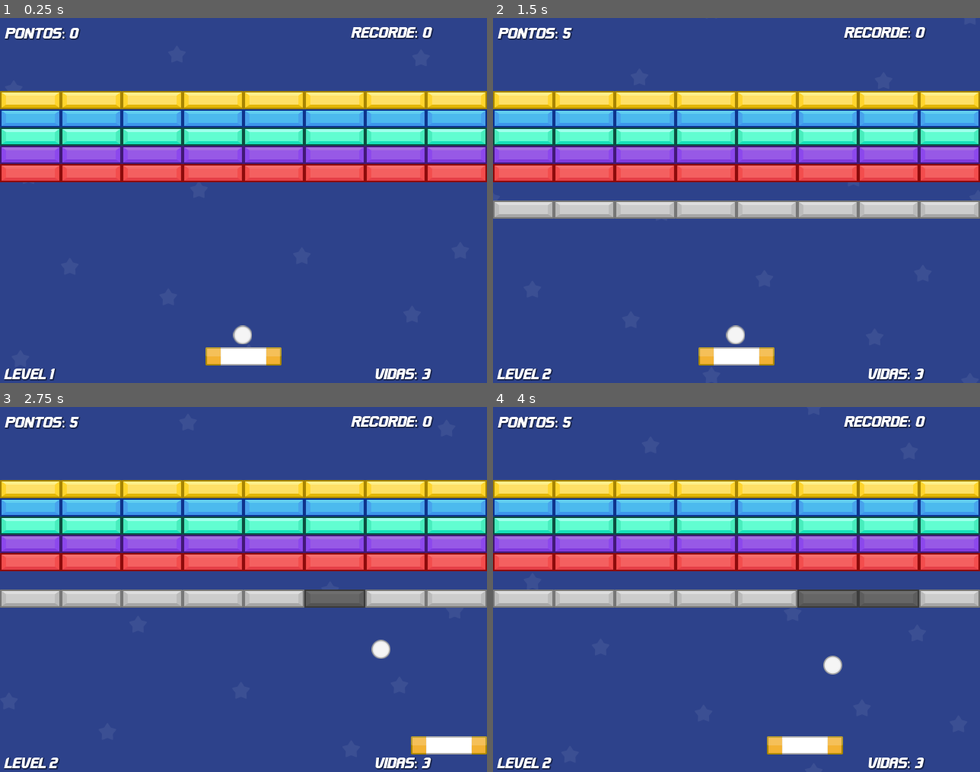
Above: before the commit, frames 1-4 (two rows, left to right).
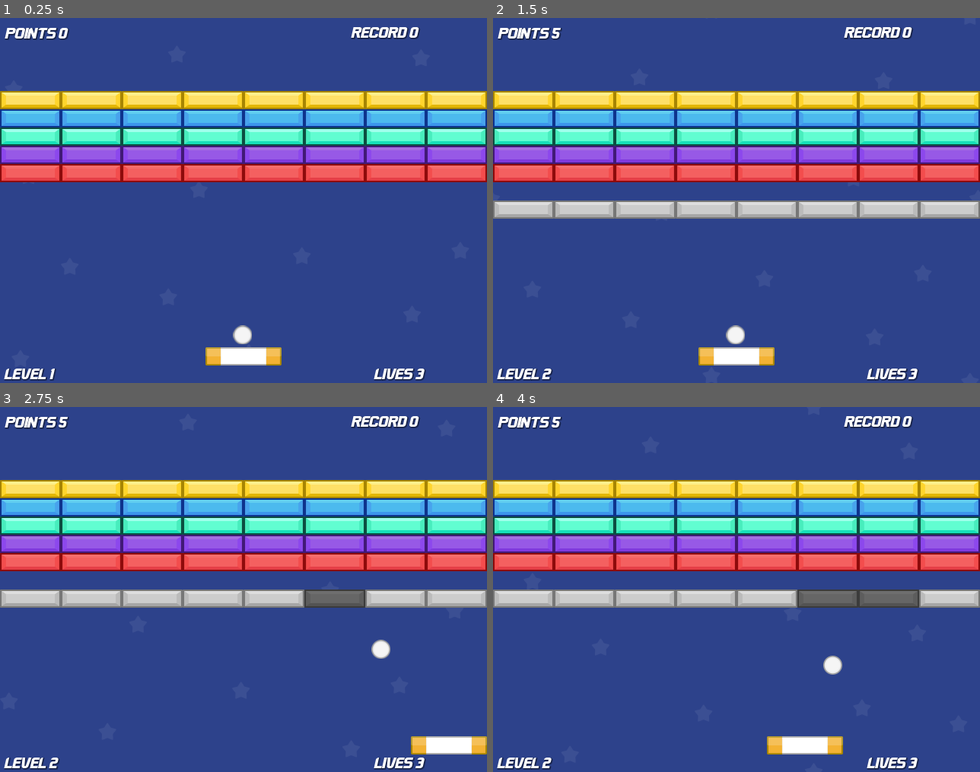
Above: after the commit, the same moments.

Repository: wmfariadev/super-arkanoid
Game: Godot game, scene res://Scenes/level1.tscn
Two runs of this game, one before a commit and one after it. Both use one fixed random seed, a clock stepped at 60 frames per second and the inputs below.
Inputs:
- Up to frame 1 (0.25 s): no input
- Up to frame 2 (1.5 s): tap Enter at 0.5 s; hold D (right) 0.53-1.28 s; hold Space (launch) 0.53-1.28 s; hold A (left) from 1.28 s (still down); tap N (next_level_tests) at 1.35 s
- Up to frame 3 (2.75 s): tap Space (launch) at 2 s; release A (left) at 2.03 s; hold D (right) from 2.03 s (still down); hold Space (launch) from 2.03 s (still down)
- Up to frame 4 (4 s): release Space (launch) at 2.78 s; tap N (next_level_tests) at 2.85 s; release D (right) at 3.53 s; hold A (left) from 3.53 s (still down); hold Space (launch) from 3.53 s (still down)

The runs differ from the first frame. In frame 1, 0.7% of the frame differs, in the area x 5-90%, y 2-100%; in frame 2, 0.7%; in frame 3, 0.7%; in frame 4, 0.7%.

Commit message:
ajustando texto

Diff:
--- a/Scripts/hud.gd
+++ b/Scripts/hud.gd
@@ -7,7 +7,7 @@
 
 
 func _process(delta: float) -> void:
-	label_points.text = "PONTOS: " + str(GameManager.points)
-	label_record.text = "RECORDE: " + str(GameManager.record)
-	label_lives.text = "VIDAS: " + str(GameManager.lives)
+	label_points.text = "POINTS " + str(GameManager.points)
+	label_record.text = "RECORD " + str(GameManager.record)
+	label_lives.text = "LIVES " + str(GameManager.lives)
 	label_level.text = "LEVEL " + str(GameManager.current_level)
